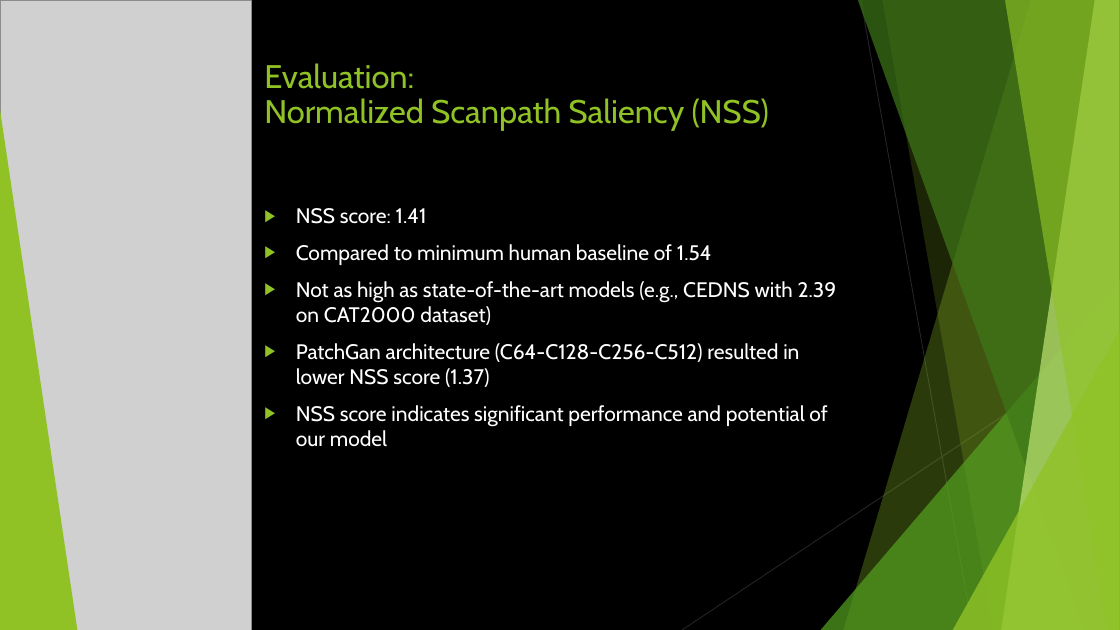
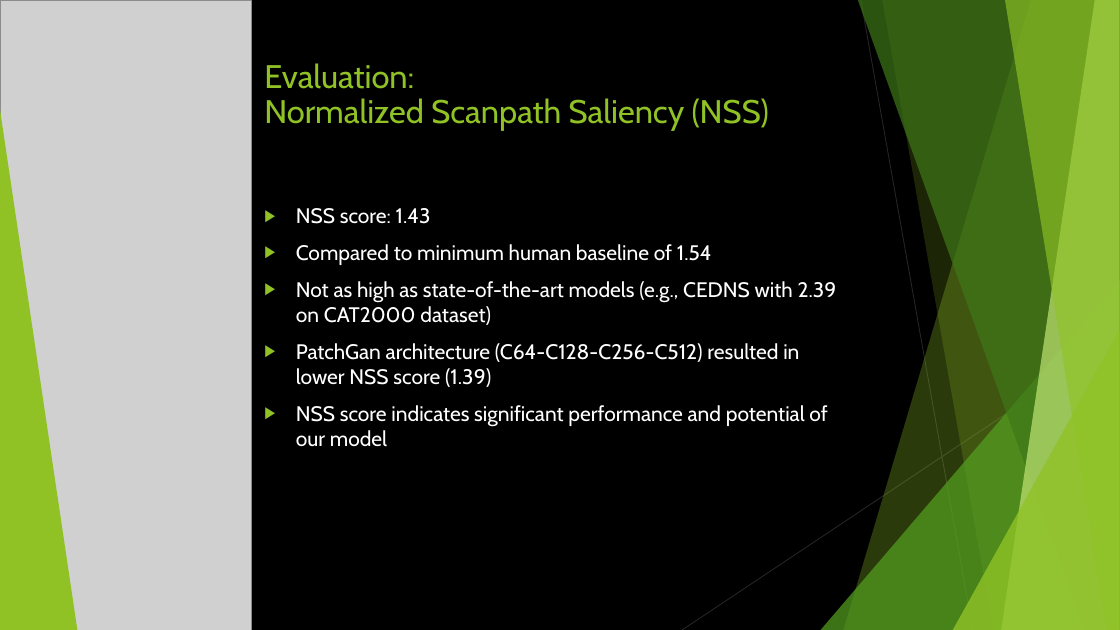
Before and after one commit to KonstantinosChaldaiopoulos/DeepLearningPix2Pix, a slide deck: slide 15 of presentation.pptx. Drawn at 1120x630 pixels with LibreOffice and Linux fonts; fonts in the diff are those of the drawing; grey boxes stand for pictures. Boxes give left, top, right and bottom in pixels: in the first picture for what was removed or moved away, otherwise in the second. Text is boxed around its words. In the diff, an @@ line names an element or a change of style, - is before the commit and + after.

```diff
--- a/presentation.pptx
+++ b/presentation.pptx
@@ text at (x1=296, y1=208, x2=431, y2=224): text changed @@
-▶ NSS score: 1.41
+▶ NSS score: 1.43
@@ text at (x1=296, y1=343, x2=799, y2=387): text changed @@
-▶ PatchGan architecture (C64-C128-C256-C512) resulted in lower NSS score (1.37)
+▶ PatchGan architecture (C64-C128-C256-C512) resulted in lower NSS score (1.39)
```
Also in this commit, not shown: 1 other slide changed, 1 other file.
